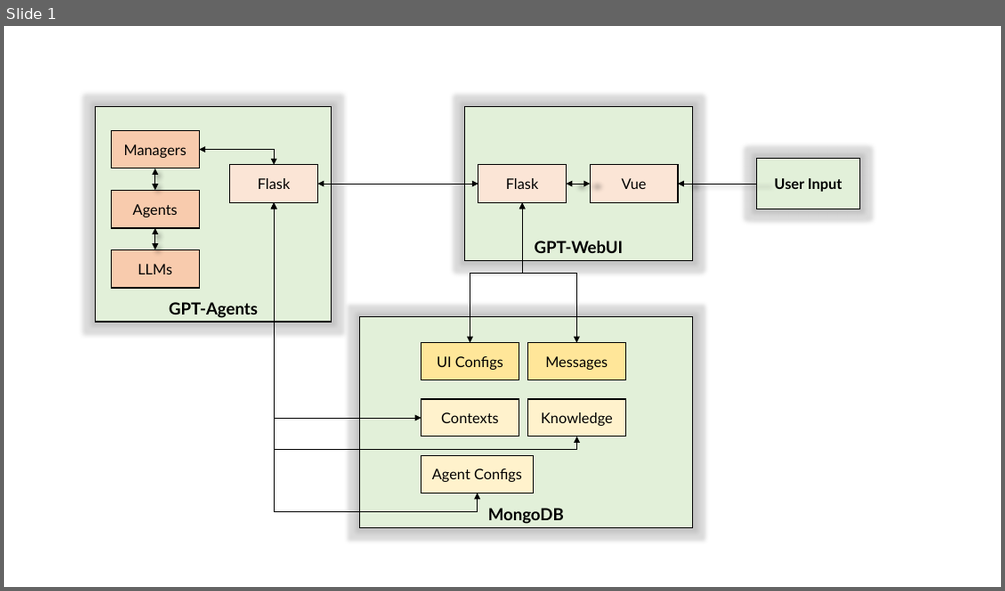
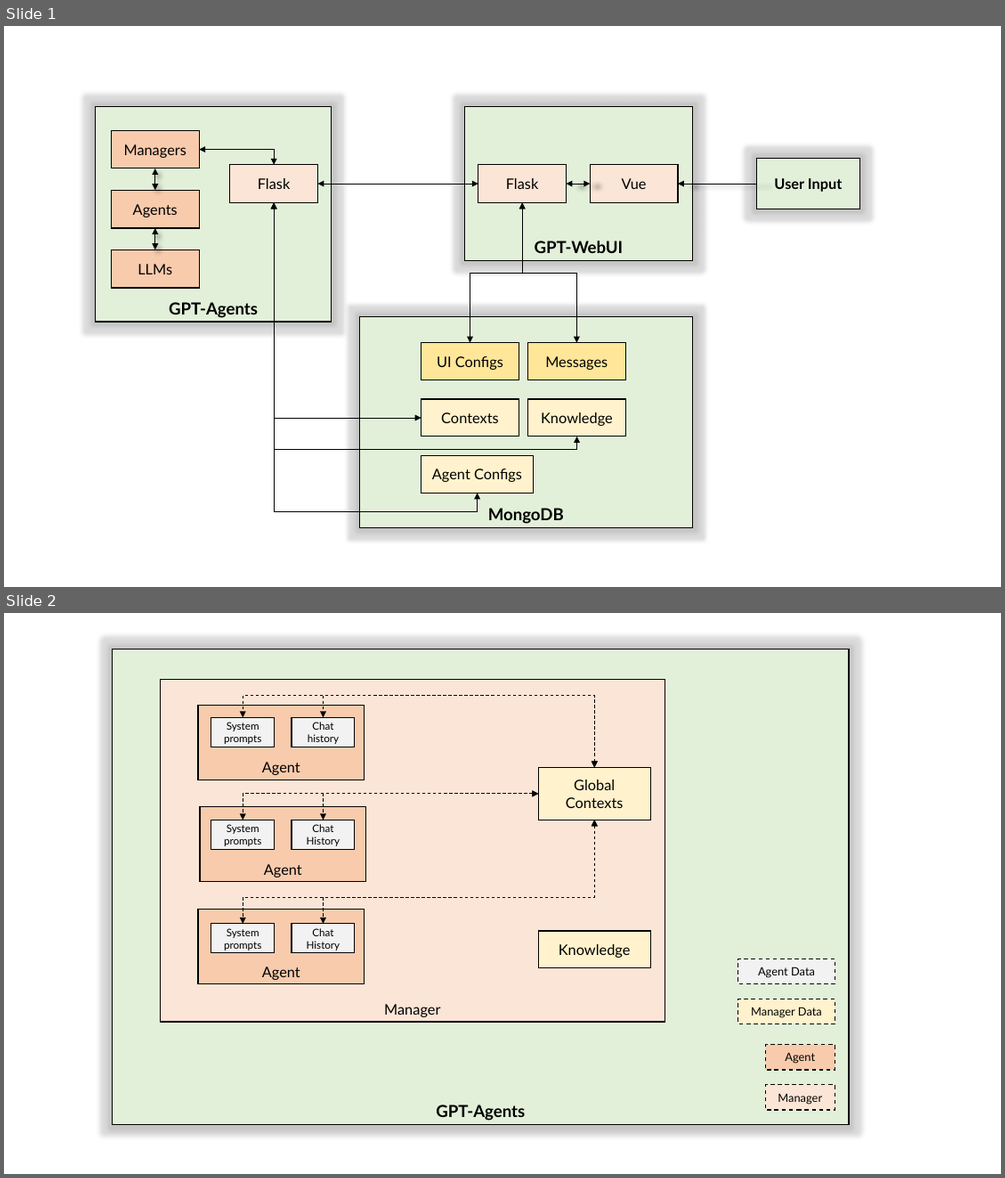
Before and after one commit to Hansimov/GPT-WebUI, a slide deck: examples/architecture.pptx. Shown one above the other, each under a label of ours: slide 1 before the commit, slides 1 and 2 after it. The pictures are 1005x591 and 1005x1178 pixels, drawn with LibreOffice and Linux fonts; fonts in the diff are those of the drawing. Boxes give left, top, right and bottom in pixels: in the first picture for what was removed or moved away, otherwise in the second. Text is boxed around its words. In the diff, an @@ line names an element or a change of style, - is before the commit and + after.

Commit message:
[Doc] Add archtecture of GPT-Agents

```diff
--- a/examples/architecture.pptx
+++ b/examples/architecture.pptx
@@ slide 2 added at box(4, 613, 1001, 1174), background #FFFFFF @@
@@ rectangle added at box(113, 649, 849, 1125), fill #E2F0D9, outline #000000 1 pt, 16 pt, text #000000, bold @@
+GPT-Agents
@@ rectangle added at box(161, 679, 666, 1022), fill #FBE5D6, outline #000000 1 pt, 14 pt, text #000000 @@
+Manager
@@ rectangle added at box(198, 705, 364, 779), fill #F8CBAD, outline #000000 1 pt, 14 pt, text #000000 @@
+Agent
@@ rectangle added at box(211, 718, 274, 747), fill #F2F2F2, outline #000000 1 pt, 10 pt, text #000000 @@
+System prompts
@@ elbow double arrow added from (595, 767) to (243, 718), #000000 0.75 pt dashed @@
@@ rectangle added at box(291, 718, 355, 747), fill #F2F2F2, outline #000000 1 pt, 10 pt, text #000000 @@
+Chat
+history
@@ elbow double arrow added from (595, 767) to (324, 718), #000000 0.75 pt dashed @@
@@ rectangle added at box(539, 767, 651, 819), fill #FFF2CC, outline #000000 1 pt, 14 pt, text #000000 @@
+Global Contexts
@@ elbow double arrow added from (539, 794) to (243, 820), #000000 0.75 pt dashed @@
@@ elbow double arrow added from (539, 794) to (324, 820), #000000 0.75 pt dashed @@
@@ rectangle added at box(200, 807, 366, 882), fill #F8CBAD, outline #000000 1 pt, 14 pt, text #000000 @@
+Agent
@@ rectangle added at box(211, 820, 274, 850), fill #F2F2F2, outline #000000 1 pt, 10 pt, text #000000 @@
+System prompts
@@ elbow double arrow added from (595, 820) to (243, 924), #000000 0.75 pt dashed @@
@@ rectangle added at box(291, 820, 355, 850), fill #F2F2F2, outline #000000 1 pt, 10 pt, text #000000 @@
+Chat
+History
@@ elbow double arrow added from (595, 820) to (324, 924), #000000 0.75 pt dashed @@
@@ rectangle added at box(198, 909, 364, 984), fill #F8CBAD, outline #000000 1 pt, 14 pt, text #000000 @@
+Agent
@@ rectangle added at box(211, 924, 274, 952), fill #F2F2F2, outline #000000 1 pt, 10 pt, text #000000 @@
+System prompts
@@ rectangle added at box(291, 924, 355, 952), fill #F2F2F2, outline #000000 1 pt, 10 pt, text #000000 @@
+Chat
+History
@@ rectangle added at box(539, 931, 651, 968), fill #FFF2CC, outline #000000 1 pt, 14 pt, text #000000 @@
+Knowledge
@@ rectangle added at box(738, 958, 834, 984), fill #F2F2F2, outline #000000 1 pt dashed, 11 pt, text #000000 @@
+Agent Data
@@ rectangle added at box(738, 999, 834, 1024), fill #FFF2CC, outline #000000 1 pt dashed, 11 pt, text #000000 @@
+Manager Data
@@ rectangle added at box(765, 1045, 834, 1070), fill #F8CBAD, outline #000000 1 pt dashed, 11 pt, text #000000 @@
+Agent
@@ rectangle added at box(765, 1085, 834, 1111), fill #FBE5D6, outline #000000 1 pt dashed, 11 pt, text #000000 @@
+Manager
```
Also in this commit, not shown: 2 other files.
